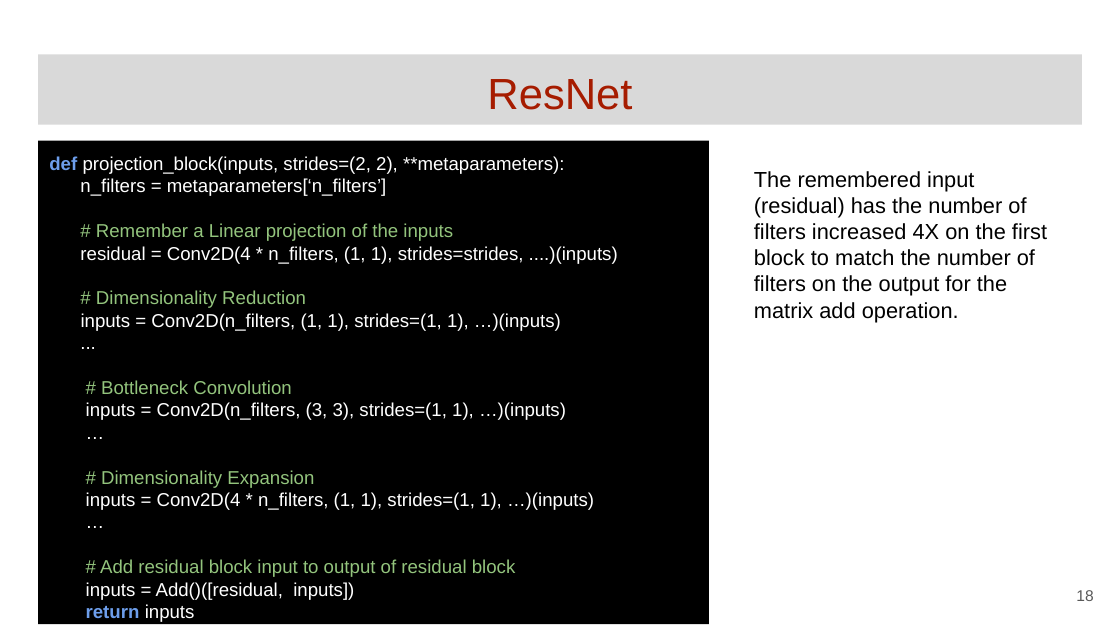
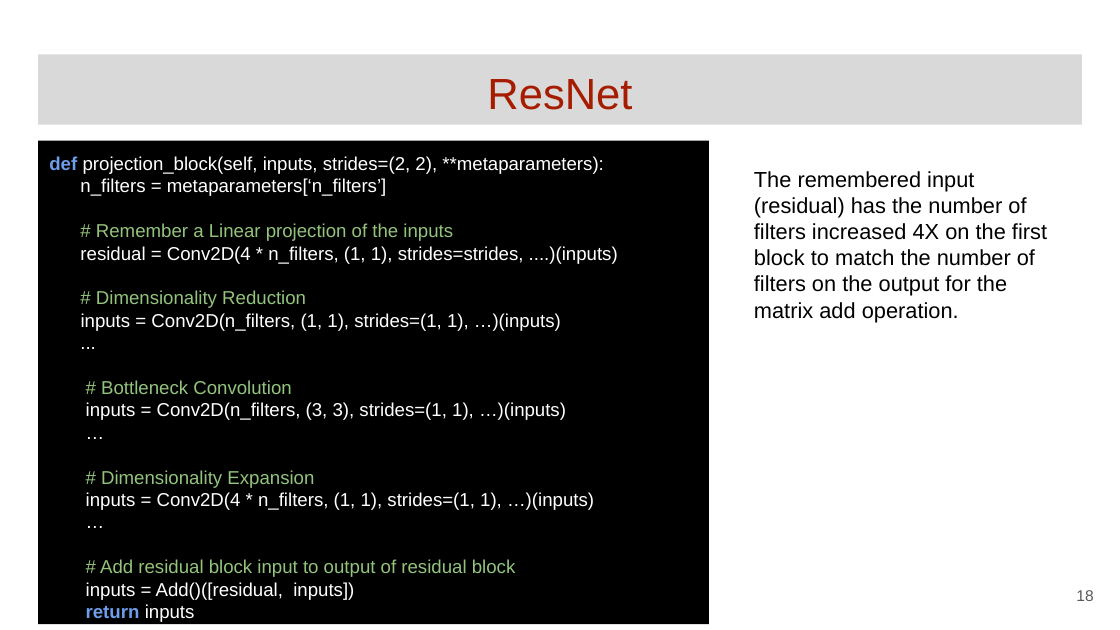
Before and after one commit to GoogleCloudPlatform/keras-idiomatic-programmer, a slide deck: slide 18 of community-labs/Community Lab - Intro to Composable (Common).pptx. Drawn at 1120x630 pixels with LibreOffice and Linux fonts; fonts in the diff are those of the drawing. Boxes give left, top, right and bottom in pixels: in the first picture for what was removed or moved away, otherwise in the second. Text is boxed around its words. In the diff, an @@ line names an element or a change of style, - is before the commit and + after.

```diff
--- a/community-labs/Community Lab - Intro to Composable (Common).pptx
+++ b/community-labs/Community Lab - Intro to Composable (Common).pptx
@@ text in rectangle at <box>49,156,604,196</box>: text changed @@
-def projection_block(inputs, strides=(2, 2), **metaparameters):
-n_filters = metaparameters[‘n_filters’]
+def projection_block(self, inputs, strides=(2, 2), **metaparameters):
+n_filters = metaparameters[‘n_filters’]
```
Also in this commit, not shown: 5 other slides changed.
